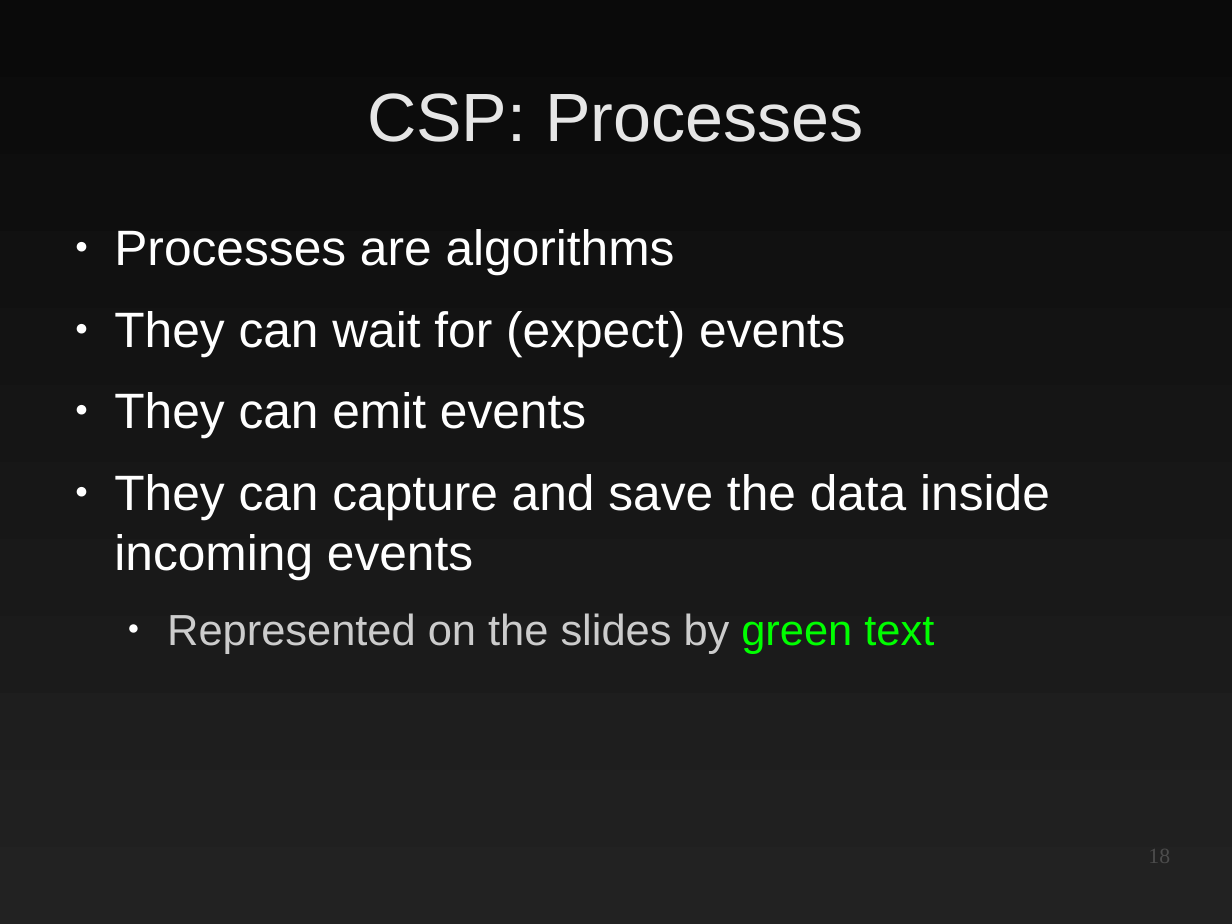
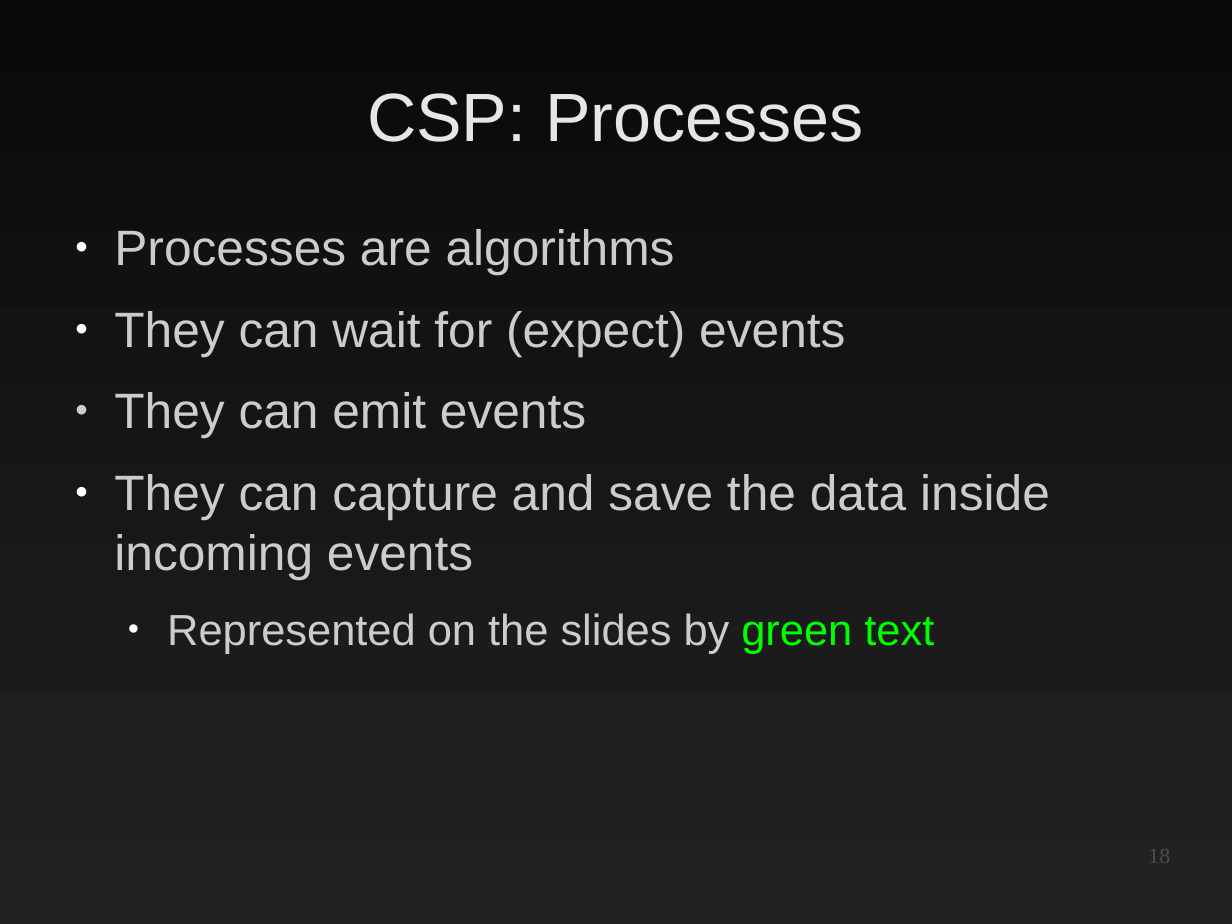
Before and after one commit to EtiennePerot/cs525p, a slide deck: slide 18 of Presentation.odp. Drawn at 1232x924 pixels with LibreOffice and Linux fonts; fonts in the diff are those of the drawing. Boxes give left, top, right and bottom in pixels: in the first picture for what was removed or moved away, otherwise in the second. Text is boxed around its words. In the diff, an @@ line names an element or a change of style, - is before the commit and + after.

```diff
--- a/Presentation.odp
+++ b/Presentation.odp
@@ text at [114, 229, 1050, 579]: text colour #FFFFFF to #CCCCCC in "Processes are algorithms", "They can wait for (expect) events", "They can emit events", "They can capture and save the data ..."; bullet colour #FFFFFF to #CCCCCC @@
```
Also in this commit, not shown: 24 other slides changed, 6 slides added, 4 other files.
